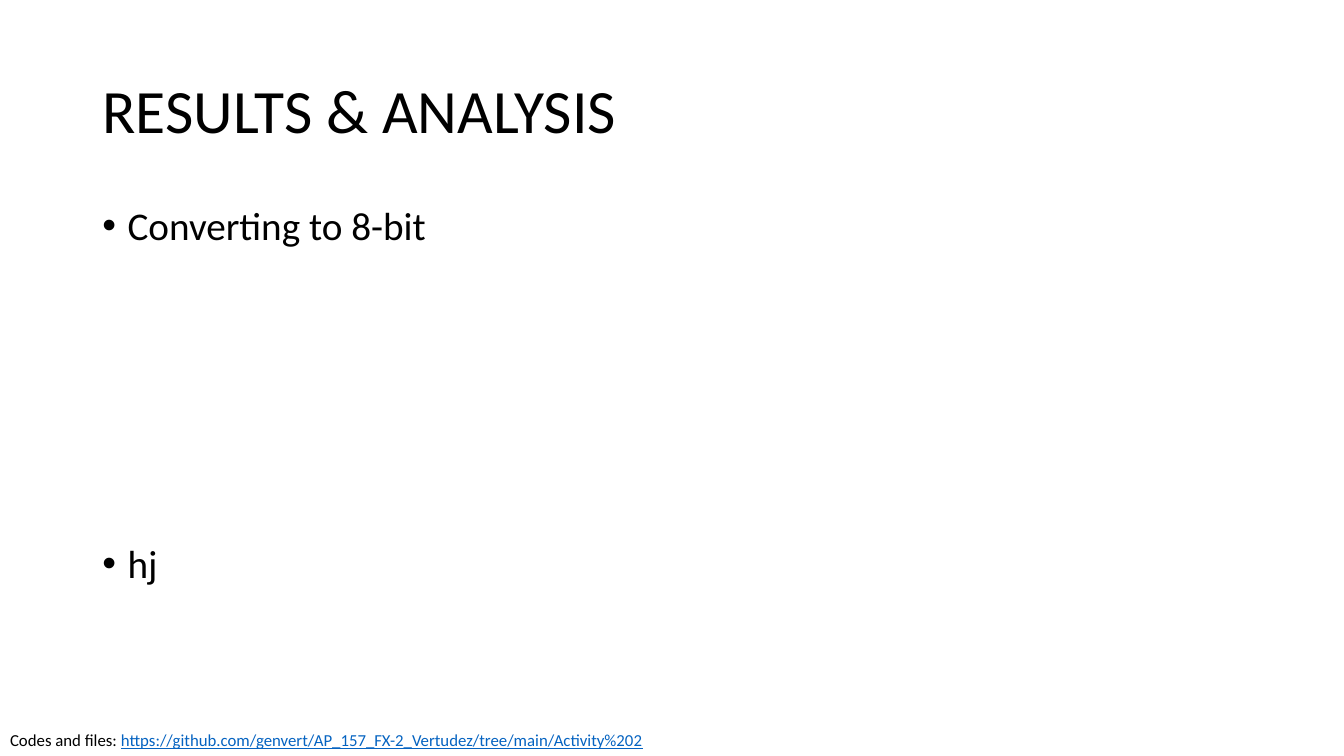
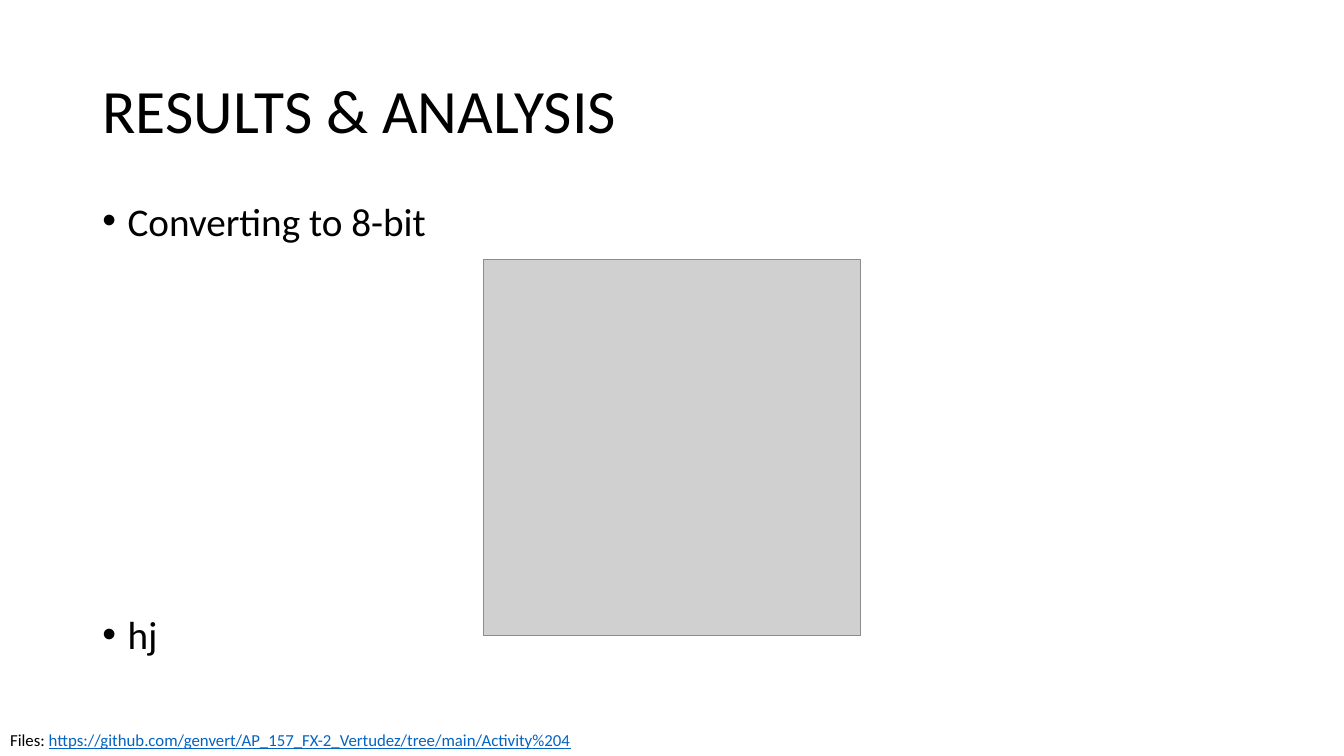
Before and after one commit to genvert/AP_157_FX-2_Vertudez, a slide deck: slide 5 of Activity 4/Vertudez_Activity_4_Report.pptx. Drawn at 1344x756 pixels with LibreOffice and Linux fonts; fonts in the diff are those of the drawing; grey boxes stand for pictures. Boxes give left, top, right and bottom in pixels: in the first picture for what was removed or moved away, otherwise in the second. Text is boxed around its words. In the diff, an @@ line names an element or a change of style, - is before the commit and + after.

Commit message:
act 4 results

```diff
--- a/Activity 4/Vertudez_Activity_4_Report.pptx
+++ b/Activity 4/Vertudez_Activity_4_Report.pptx
@@ text "Converting to 8-bit" at bbox=[128, 208, 425, 656]: line spacing 0.9 to 0.8 @@
@@ picture added at bbox=[484, 259, 861, 636] @@
@@ text at bbox=[10, 734, 570, 749]: text changed @@
-Codes and files: https://github.com/genvert/AP_157_FX-2_Vertudez/tree/main/Activity%202
+Files: https://github.com/genvert/AP_157_FX-2_Vertudez/tree/main/Activity%204
```
Also in this commit, not shown: 5 other slides changed, 5 other files.
